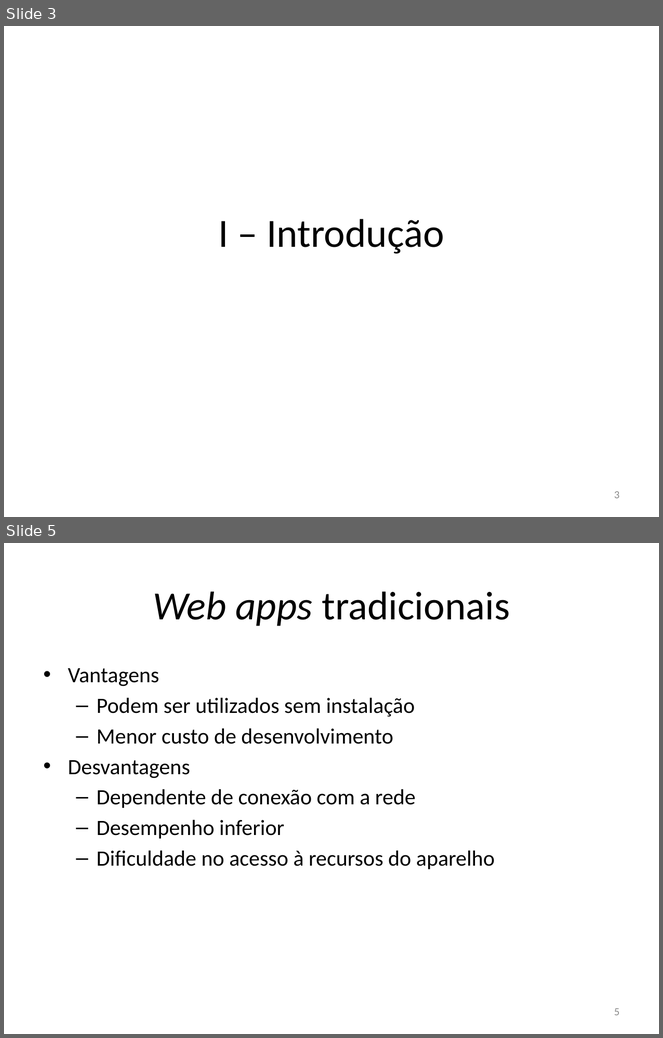
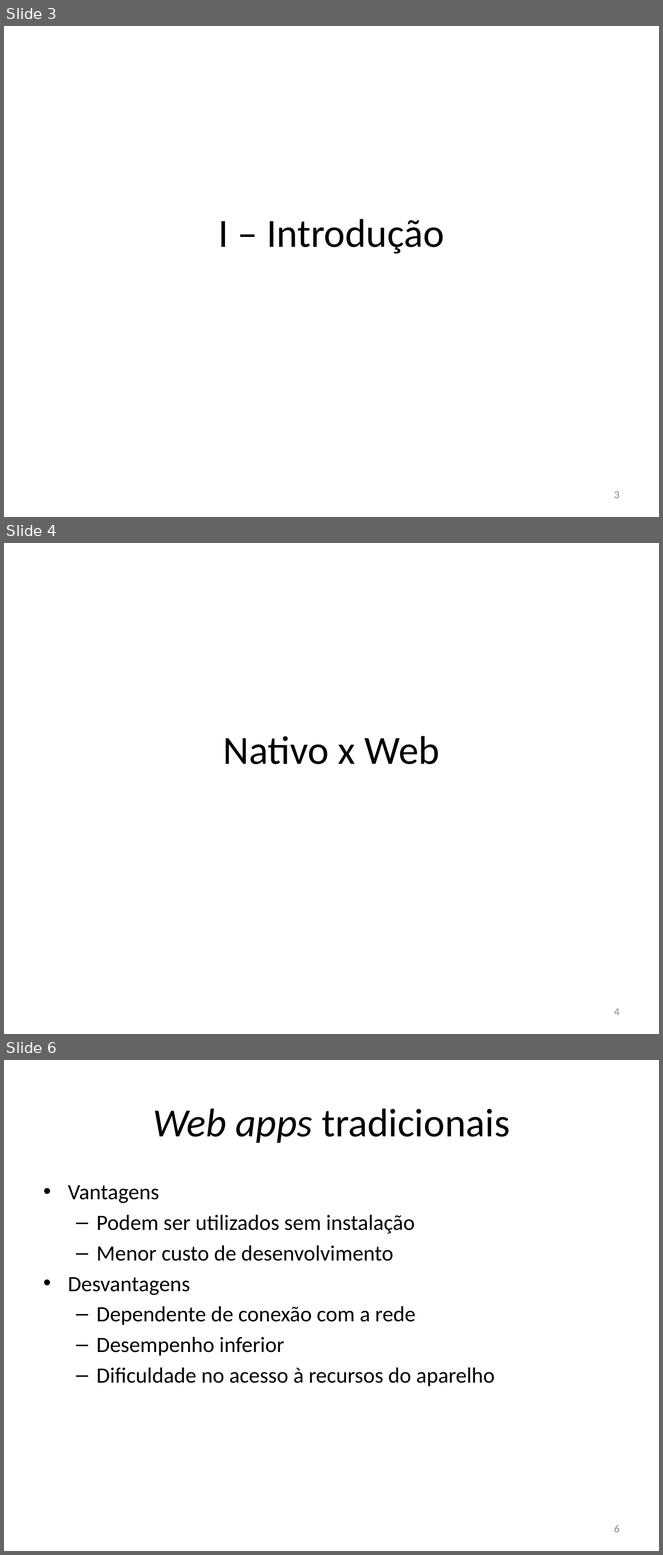
Before and after one commit to rfc410/tcc, a slide deck: apresentacao.pptx. Shown one above the other, each under a label of ours: slides 3 and 5 before the commit, slides 3, 4 and 6 after it; the slides between them are not shown. The pictures are 663x1038 and 663x1555 pixels, drawn with LibreOffice and Linux fonts; fonts in the diff are those of the drawing. Boxes give left, top, right and bottom in pixels: in the first picture for what was removed or moved away, otherwise in the second. Text is boxed around its words. In the diff, an @@ line names an element or a change of style, - is before the commit and + after.

```diff
--- a/apresentacao.pptx
+++ b/apresentacao.pptx
@@ slide 4 added at box(4, 543, 659, 1034), background #FFFFFF @@
@@ title added at box(223, 736, 439, 765), 44 pt, text #000000 @@
+Nativo x Web
@@ page number added at box(614, 1008, 620, 1016), 12 pt, text #8C8C8C @@
+4
@@ what was slide 5 is now slide 6 @@
@@ page number at box(614, 1525, 620, 1533): text changed @@
-5
+6
```
Also in this commit, not shown: 4 slides changed, 3 other slides added, 1 slide removed.
